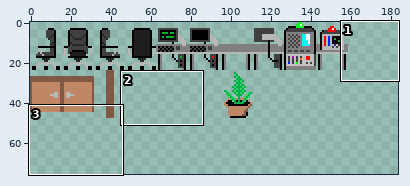
File history of a sprite sheet, The Revenge/The Revenge/bin/Debug/tileset2.png. Above: a wide view before the commit, with the close-up outlined.
Close-up. Before:
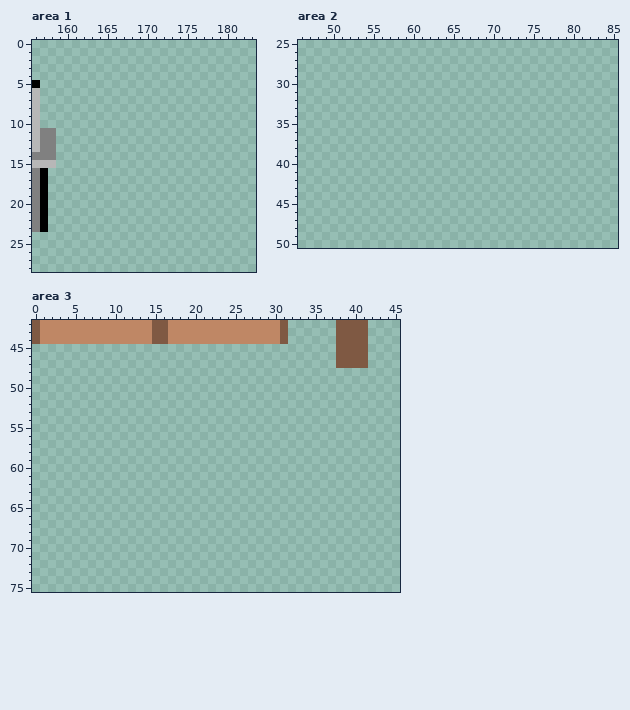
The file is 256x384 pixels. Pixels under 10% opacity are left out. Colours within 5 levels of each other are drawn and written as one. Shown: area 1: x 156..183, y 0..28; area 2: x 46..85, y 25..50; area 3: x 0..45, y 42..75. The wide view leaves out empty margins.
And afterwards:
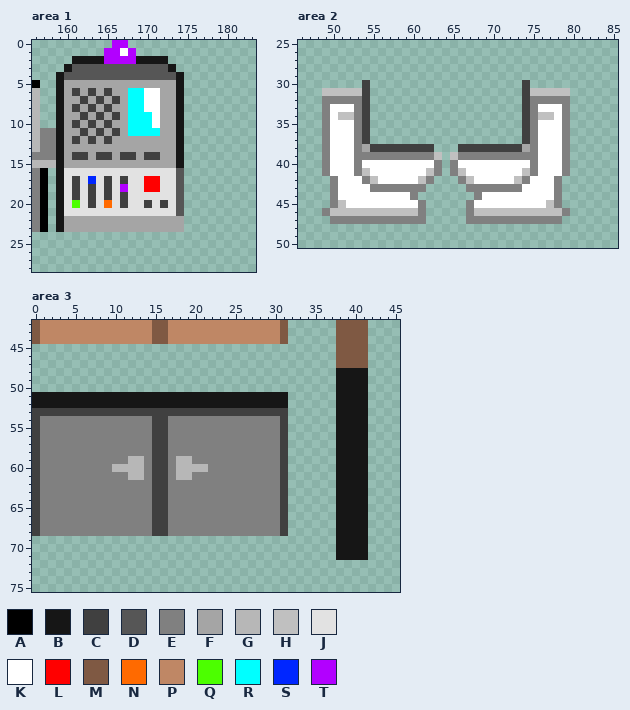
Palette (. is transparent): A #000000  B #161616  C #404040  D #565656  E #808080  F #a5a5a5  G #b7b7b7  H #c0c0c0  J #e2e2e2  K #ffffff  L #ff0000  M #7f5943  N #ff6a00  P #bf8765  Q #4cff00  R #00ffff  S #0026ff  T #b200ff
What changed:
Changed rows in their new state; - is an unchanged pixel.
Area 1:
first column x 159:
 0 -------TT-------
 1 ------TTKT------
 2 --BBBBTTTTBBBB--
 3 -BDDDDDDDDDDDDB-
 4 BDDDDDDDDDDDDDDB
 5 BFFFFFFFFFFFFFFB
 6 BFCFCFCFFRRKKFFB
 7 BFFCFCFCFRRKKFFB
 8 BFCFCFCFFRRKKFFB
 9 BFFCFCFCFRRRKFFB
10 BFCFCFCFFRRRKFFB
11 BFFCFCFCFRRRRFFB
12 BFCFCFCFFFFFFFFB
13 BFFFFFFFFFFFFFFB
14 BFCCFCCFCCFCCFFB
15 BFFFFFFFFFFFFFFB
16 BJJJJJJJJJJJJJJD
17 BJCJSJCJCJJLLJJD
18 BJCJCJCJTJJLLJJD
19 BJCJCJCJCJJJJJJD
20 BJQJCJNJCJJCJCJD
21 BJJJJJJJJJJJJJJD
22 BFFFFFFFFFFFFFFF
23 BFFFFFFFFFFFFFFF
Area 2:
first column x 49:
30 -----C-------------------C-----
31 HHHHHC-------------------CHHHHH
32 EEEEEC-------------------CEEEEE
33 EKKKEC-------------------CEKKKE
34 EKHHEC-------------------CEHHKE
35 EKKKEC-------------------CEKKKE
36 EKKKEC-------------------CEKKKE
37 EKKKEC-------------------CEKKKE
38 EKKKEFCCCCCCCC---CCCCCCCCFEKKKE
39 EKKKEEEEEEEEEEH-HEEEEEEEEEEKKKE
40 EKKKEKKKKKKKKKE-EKKKKKKKKKEKKKE
41 EKKKEHKKKKKKKHE-EHKKKKKKKHEKKKE
42 -EKKKEHKKKKKHE---EHKKKKKHEKKKE-
43 -EKKKKEEEEEEE-----EEEEEEEKKKKE-
44 -EKKKKKKKKKE-------EKKKKKKKKKE-
45 -EHKKKKKKKKKE-----EKKKKKKKKKHE-
46 EHHHHHHHHHHHE-----EHHHHHHHHHHHE
47 -EEEEEEEEEEEE-----EEEEEEEEEEEE-
Area 3:
first column x 0:
48 --------------------------------------BBBB
49 --------------------------------------BBBB
50 --------------------------------------BBBB
51 BBBBBBBBBBBBBBBBBBBBBBBBBBBBBBBB------BBBB
52 BBBBBBBBBBBBBBBBBBBBBBBBBBBBBBBB------BBBB
53 CCCCCCCCCCCCCCCCCCCCCCCCCCCCCCCC------BBBB
54 CEEEEEEEEEEEEEECCEEEEEEEEEEEEEEC------BBBB
55 CEEEEEEEEEEEEEECCEEEEEEEEEEEEEEC------BBBB
56 CEEEEEEEEEEEEEECCEEEEEEEEEEEEEEC------BBBB
57 CEEEEEEEEEEEEEECCEEEEEEEEEEEEEEC------BBBB
58 CEEEEEEEEEEEEEECCEEEEEEEEEEEEEEC------BBBB
59 CEEEEEEEEEEEGGECCEGGEEEEEEEEEEEC------BBBB
60 CEEEEEEEEEGGGGECCEGGGGEEEEEEEEEC------BBBB
61 CEEEEEEEEEEEGGECCEGGEEEEEEEEEEEC------BBBB
62 CEEEEEEEEEEEEEECCEEEEEEEEEEEEEEC------BBBB
63 CEEEEEEEEEEEEEECCEEEEEEEEEEEEEEC------BBBB
64 CEEEEEEEEEEEEEECCEEEEEEEEEEEEEEC------BBBB
65 CEEEEEEEEEEEEEECCEEEEEEEEEEEEEEC------BBBB
66 CEEEEEEEEEEEEEECCEEEEEEEEEEEEEEC------BBBB
67 CEEEEEEEEEEEEEECCEEEEEEEEEEEEEEC------BBBB
68 CEEEEEEEEEEEEEECCEEEEEEEEEEEEEEC------BBBB
69 --------------------------------------BBBB
70 --------------------------------------BBBB
71 --------------------------------------BBBB
